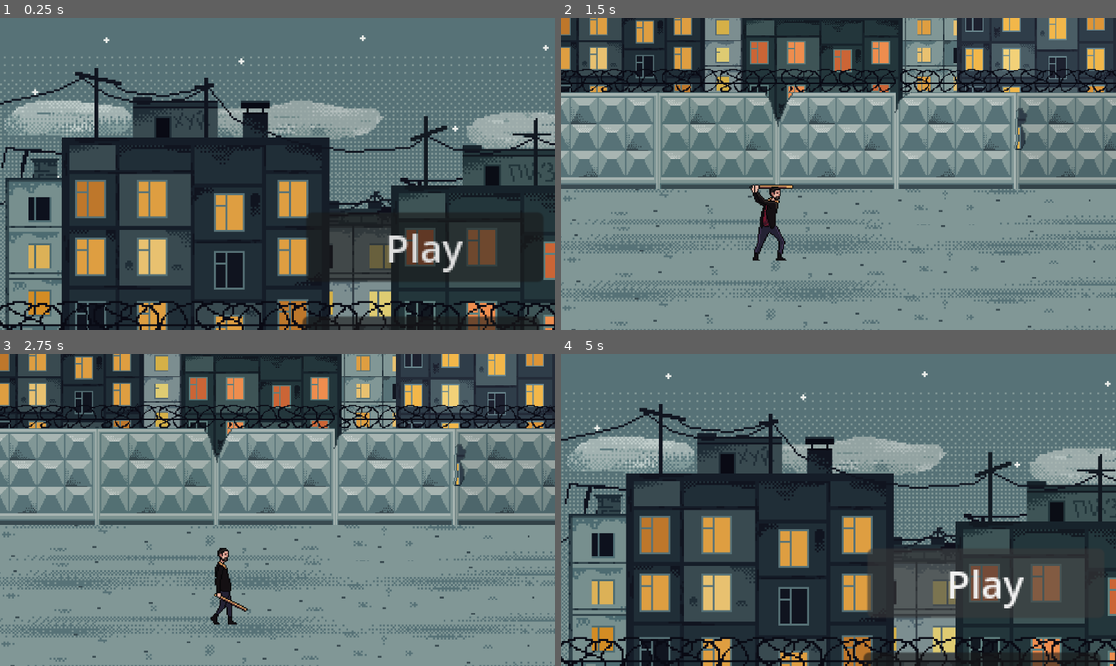
Above: before the commit, frames 1-4 (two rows, left to right).
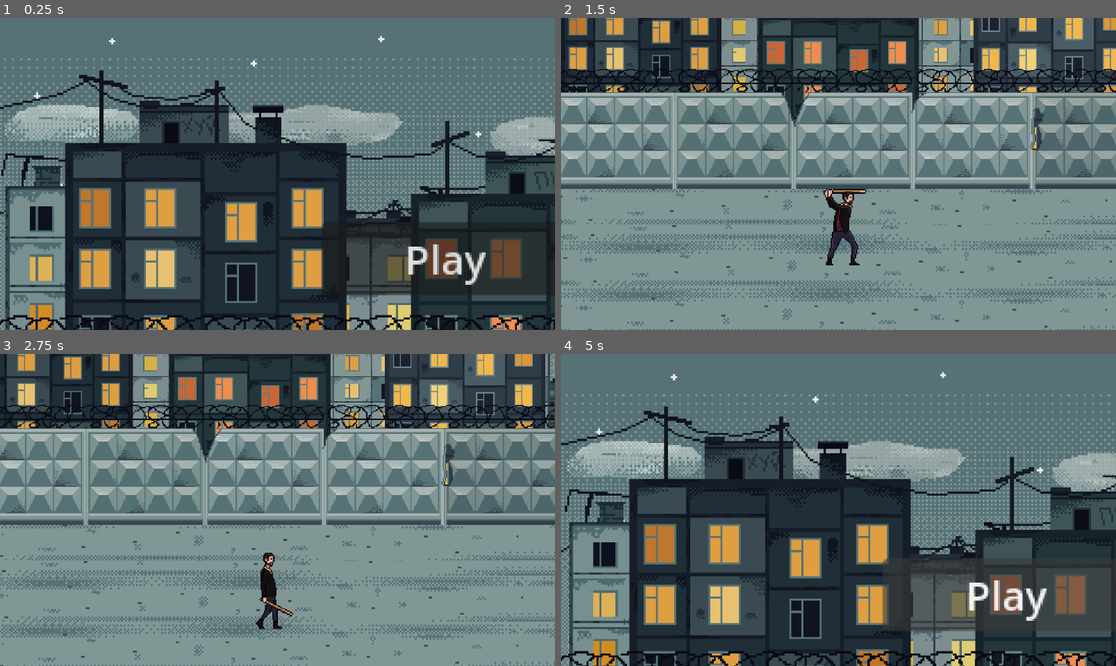
Above: after the commit, the same moments.

Repository: yahve0110/gamejam2
Game: Godot game, scene res://Menu.tscn
Same seed, same stepped clock (60 frames per second), same inputs: the game is played once before the commit and once after it.
Inputs:
- Up to frame 1 (0.25 s): no input
- Up to frame 2 (1.5 s): click "Play" at 0.5 s; tap Enter at 1.25 s; hold Right (ui_right) from 1.28 s (still down); tap E (attack) at 1.35 s
- Up to frame 3 (2.75 s): release Right (ui_right) at 2.03 s; hold Down (ui_down) from 2.03 s (still down); tap E (attack) at 2.1 s
- Up to frame 4 (5 s): release Down (ui_down) at 2.78 s; hold Right (ui_right) 2.78-3.53 s; tap E (attack) at 2.85, 3.6, 4.35 s; hold Up (ui_up) 3.53-4.28 s; hold Left (ui_left) from 4.28 s (still down); tap Escape (escape) at 4.9 s

The runs differ from the first frame. In frame 1, 40% of the frame differs, in the area x 0-100%, y 5-100%; in frame 2, 40%; in frame 3, 33%; in frame 4, 41%.

Commit message:
camera fix

Diff:
--- a/Menu.tscn
+++ b/Menu.tscn
@@ -18,7 +18,7 @@
 texture = ExtResource("1_gtbsc")
 
 [node name="Camera2D" type="Camera2D" parent="."]
-zoom = Vector2(4, 4)
+zoom = Vector2(4.2, 4.2)
 limit_left = 0
 limit_top = 0
 limit_right = 1100
--- a/game.tscn
+++ b/game.tscn
@@ -19,7 +19,7 @@
 script = ExtResource("2_fq35m")
 
 [node name="player" parent="world" instance=ExtResource("2_2a3ra")]
-position = Vector2(166, 544)
+position = Vector2(215, 548)
 collision_mask = 5
 
 [node name="enemy2" parent="world" instance=ExtResource("4_ptejk")]
@@ -50,7 +50,7 @@
 collision_mask = 2
 
 [node name="CollisionShape2D" type="CollisionShape2D" parent="world/lvl2_entrance"]
-position = Vector2(-108.205, 230.757)
+position = Vector2(6821.42, 801.848)
 shape = SubResource("RectangleShape2D_uvtoy")
 
 [node name="CharacterBody2D" parent="world" instance=ExtResource("3_b6pkw")]
@@ -68,5 +68,13 @@
 [node name="enemy3" parent="." instance=ExtResource("4_ptejk")]
 position = Vector2(5115, 555)
 
+[node name="StaticBody2D" type="StaticBody2D" parent="."]
+position = Vector2(-13, 422)
+collision_mask = 6
+
+[node name="CollisionPolygon2D" type="CollisionPolygon2D" parent="StaticBody2D"]
+position = Vector2(-2, 1)
+polygon = PackedVector2Array(-4, -2, 563, -12, 3412, -11, 5100, -15, 6887, -19, 6887, 178, 6750, 178, 2763, 189, -2, 176, -11, 24, -85, 54, -87, 207, 901, 273, 1663, 261, 3012, 259, 4325, 256, 5612, 251, 6858, 284, 7085, 357, 7151, -186, 6476, -67, 5464, -158, 3789, -139, 2171, -124, 580, -138, -18, -118, -72, -42, 5, 34)
+
 [connection signal="body_entered" from="world/lvl2_entrance" to="world" method="_on_lvl_2_entrance_body_entered"]
 [connection signal="body_exited" from="world/lvl2_entrance" to="world" method="_on_lvl_2_entrance_body_exited"]
--- a/project.godot
+++ b/project.godot
@@ -18,6 +18,10 @@
 [autoload]
 
 Global="*res://global/global.gd"
+
+[display]
+
+window/size/mode=3
 
 [dotnet]
 
--- a/scenes/character_body_2d.tscn
+++ b/scenes/character_body_2d.tscn
@@ -427,11 +427,9 @@
 
 [node name="Camera2D" type="Camera2D" parent="."]
 zoom = Vector2(2.4, 2.4)
-limit_left = 0
-limit_top = 100
+limit_left = -20
 limit_bottom = 600
-drag_horizontal_enabled = true
-drag_vertical_enabled = true
+position_smoothing_enabled = true
 
 [node name="attack_cooldown" type="Timer" parent="."]
 
